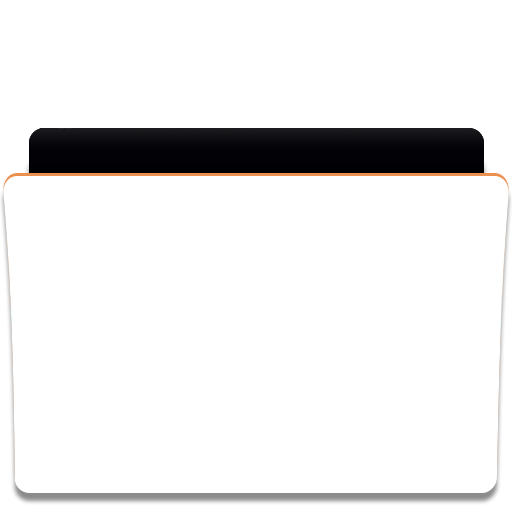
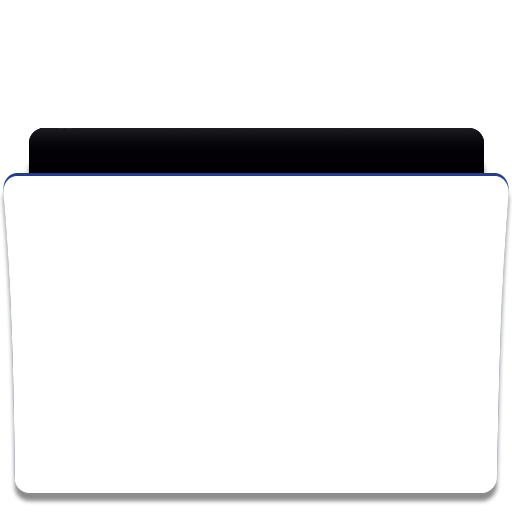
Before/after of a (512, 512) layered artwork. What changed in the layer stack:
hid group "Top Layer 2" (1 layers) over box(29, 173, 484, 176)
